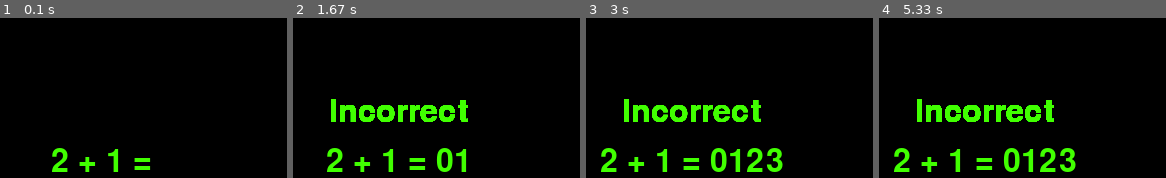
Above: before the commit, frames 1-4 (left to right).
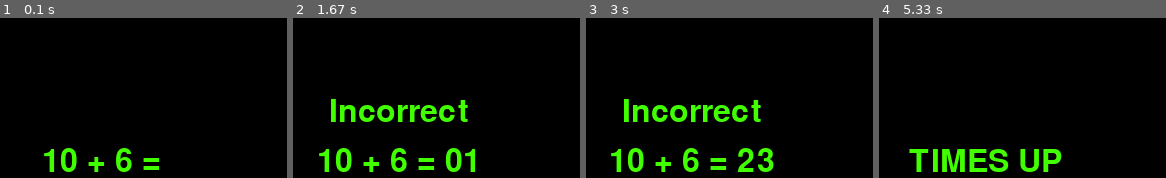
Above: after the commit, the same moments.

Repository: SCLA00/MathProject
Game: pygame game, started from pygameGUI.py
Two runs of this game, one before a commit and one after it. Both use one fixed random seed, a clock stepped at 60 frames per second and the inputs below.
Inputs:
- Up to frame 1 (0.1 s): no input
- Up to frame 2 (1.67 s): tap 0 at 0.33 s; tap 1 at 0.67 s; hold 2 from 1.63 s (still down)
- Up to frame 3 (3 s): release 2 at 2.1 s; tap 3 at 2.63 s
- Up to frame 4 (5.33 s): hold 4 from 5.15 s (still down)

The runs differ from the first frame. In frame 1, 2.5% of the frame differs, in the area x 15-56%, y 81-97%; in frame 2, 4.9%; in frame 3, 5.3%; in frame 4, 9.1%, in the area x 5-69%, y 50-97%.

Commit message:
Add files via upload

Diff:
--- a/pygameGUI.py
+++ b/pygameGUI.py
@@ -5,8 +5,6 @@
 GREEN = (65, 255, 0)
 WHITE = (255, 255, 255)
 BLACK = (0, 0, 0,)
-numberkeys = [K_1, K_2, K_3, K_4, K_5, K_6, K_7, K_8, K_9, K_0]
-
 
 def main():
     global DISPLAYSURF, FONT
@@ -19,6 +17,17 @@
     ans,problem = display()
     text = ''
 
+    #Display Timer
+    counter, trackTime = 5, '5'.rjust(3)
+    pygame.time.set_timer(pygame.USEREVENT, 1000)
+    clock = pygame.time.Clock()
+
+
+    'tring to track the number and question and correct answers'
+    numofquestion = 0
+    numofcorrect = 0
+
+    onTimer = False
     while True:
         for event in pygame.event.get():
             if event.type == QUIT:
@@ -28,6 +37,7 @@
                 DISPLAYSURF.fill(BLACK)
                 saveQuestion(problem, text)
                 pygame.display.update()
+                onTimer = True
 
             elif event.type == KEYDOWN:
                 if event.key == K_1:
@@ -53,6 +63,21 @@
                 elif event.key == K_BACKSPACE:
                     text = text[:-1]
 
+            if onTimer == True:
+                DISPLAYSURF.fill((BLACK))
+                DISPLAYSURF.blit(FONT.render(trackTime, True, GREEN), (340, 10))
+                pygame.display.update([339,6,57,36]) #[x,y, w,h]
+                clock.tick(60)
+                if event.type == pygame.USEREVENT:
+                    counter -= 1
+                    if counter > 0:
+                        trackTime = str(counter).rjust(3)
+                    else:
+                        onTimer = False
+                        timeText()
+                        print('num of q: ' + str(numofquestion))
+                        print('num of c: ' + str(numofcorrect))
+
         if text != '':
             if int(ans) == int(text):
                 DISPLAYSURF.fill(BLACK)
@@ -65,18 +90,26 @@
                 saveQuestion(problem, text)
                 pygame.display.update()
             elif int(ans) != int(text) and len(str(ans)) == len(text):
+                DISPLAYSURF.fill(BLACK)
+                saveQuestion(problem, text)
                 incorrect()
                 pygame.display.update()
+                pygame.time.wait(1000)
+                text = ''
+                pygame.display.update()
             elif len(str(ans)) < len(text):
+                DISPLAYSURF.fill(BLACK)
+                saveQuestion(problem, text)
                 incorrect()
                 pygame.display.update()
-
-
+                pygame.time.wait(1000)
+                text = ''
+                pygame.display.update()
 
 
 def mathlogic():
-    firstvalue = random.randint(1, 9)
-    secondvalue = random.randint(1, 9)
+    firstvalue = random.randint(1, 50)
+    secondvalue = random.randint(1, 50)
     correct = firstvalue + secondvalue
     return firstvalue, secondvalue, correct
 
@@ -131,6 +164,15 @@
         return
     pygame.display.update()
 
+def timeText():
+    DISPLAYSURF.fill(BLACK)
+    timesUpText = 'TIMES UP'
+    timesUpSurf = FONT.render(timesUpText, True, GREEN)
+    timesUpRect = timesUpSurf.get_rect()
+    timesUpRect.center = (200, 150)
+    DISPLAYSURF.blit(timesUpSurf, timesUpRect)
+    pygame.display.update()
+
 
 def checkForInput():
     if len(pygame.event.get(QUIT)) > 0:
@@ -160,5 +202,5 @@
     main()
 
 
-'add: timer, correct/incorrect list, show final result?'
+'todo: add: timer, correct/incorrect list, show final result?'
 'fix code to work with dynamic windows size'
